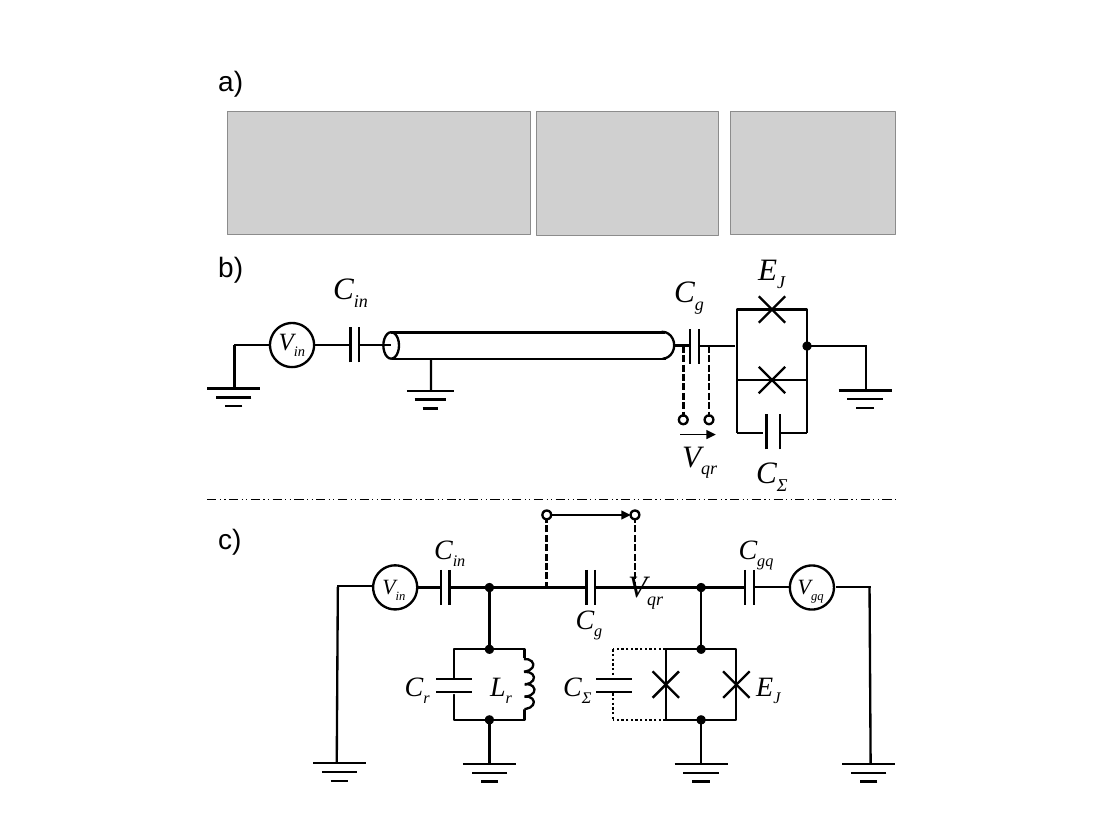
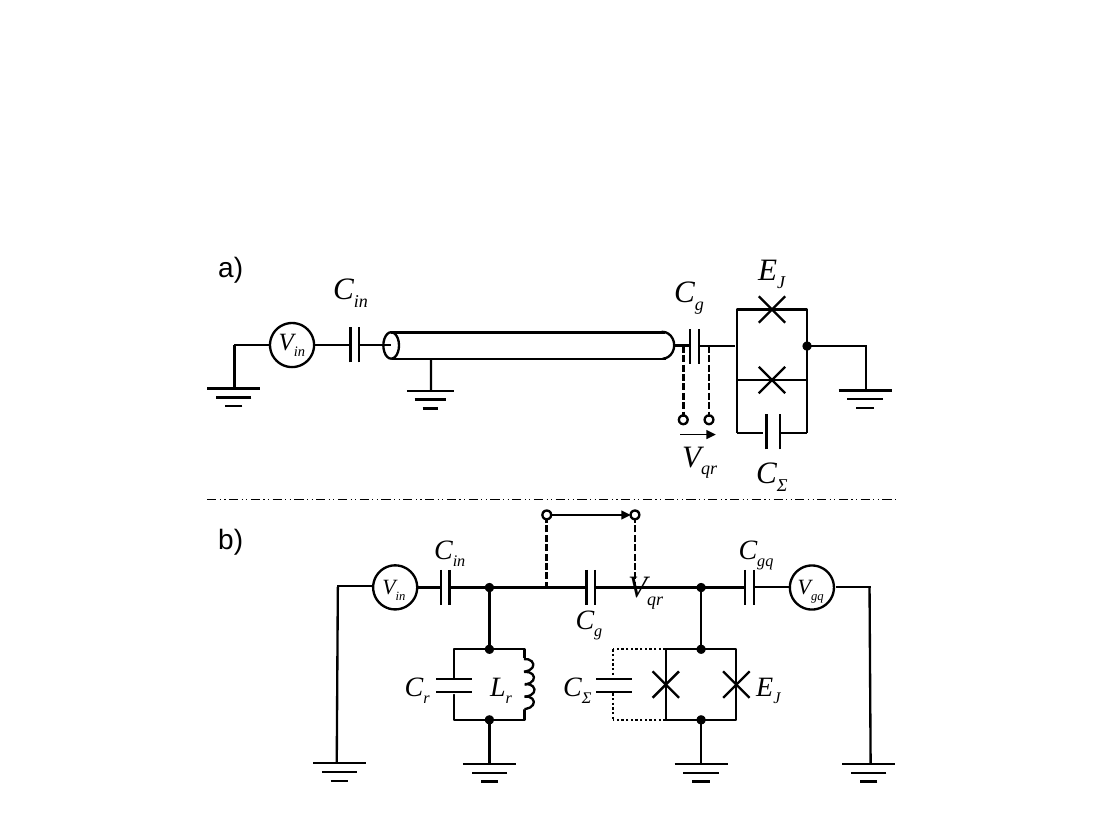
Before and after one commit to adewes/phd-thesis-physics, a slide deck: slide 1 of material/figures/introduction/cqed/cqed.pptx. Drawn at 1120x840 pixels with LibreOffice and Linux fonts; fonts in the diff are those of the drawing; grey boxes stand for pictures. Boxes give left, top, right and bottom in pixels: in the first picture for what was removed or moved away, otherwise in the second. Text is boxed around its words. In the diff, an @@ line names an element or a change of style, - is before the commit and + after.

```diff
--- a/material/figures/introduction/cqed/cqed.pptx
+++ b/material/figures/introduction/cqed/cqed.pptx
@@ text removed at box(218, 70, 243, 97) @@
-a)
@@ picture removed at box(227, 111, 531, 234) @@
@@ picture removed at box(536, 111, 719, 235) @@
@@ picture removed at box(730, 111, 895, 234) @@
@@ text at box(218, 256, 243, 282): text changed @@
-b)
+a)
@@ text at box(218, 528, 243, 554): text changed @@
-c)
+b)
```
Also in this commit, not shown: 28 other files.
